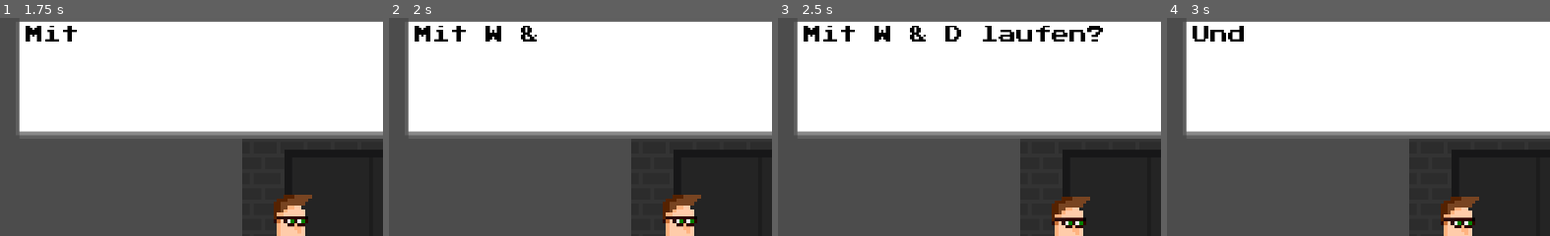
Above: before the commit, frames 1-4 (left to right).
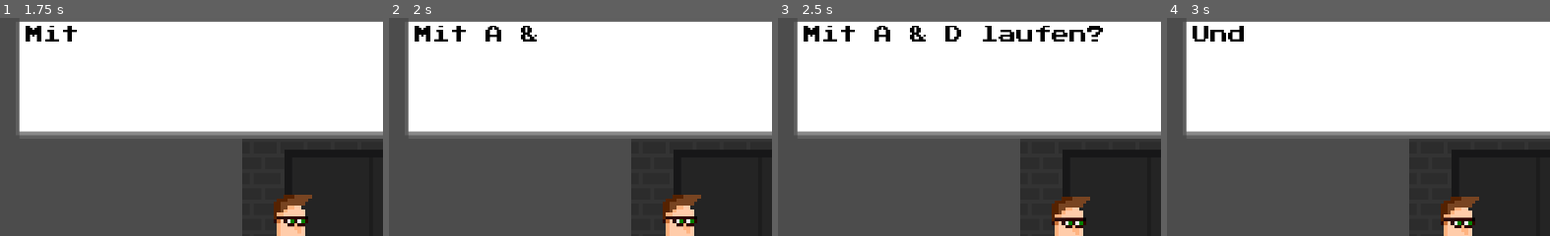
Above: after the commit, the same moments.

Repository: klenganthegame/KlenganTheGame
Game: Godot game, scene res://level/Level1.tscn
The game is run twice, just before and just after one commit, with the same random seed, the same clock (stepped at 60 frames per second) and the same inputs.
Inputs:
- Up to frame 1 (1.75 s): tap Enter (accept) at 0.5, 1.35 s; hold Enter (accept) 0.53-1.28 s; hold D (walk_right) from 0.53 s (still down); tap Space (jump) at 0.77, 1.52 s
- Up to frame 2 (2 s): keep holding D (walk_right)
- Up to frame 3 (2.5 s): release D (walk_right) at 2.03 s; hold A (walk_left) from 2.03 s (still down); hold Enter (accept) from 2.03 s (still down)
- Up to frame 4 (3 s): release A (walk_left) at 2.78 s; release Enter (accept) at 2.78 s; hold D (walk_right) from 2.78 s (still down); tap Enter (accept) at 2.85 s
The pictures show only the part of the screen within x 11-61%, y 3-53%; the shares and areas given below are measured in that part.

Frame 1 is identical in both runs. In frame 2, 0.1% of the frame differs, in the area x 25-30%, y 3-10%; in frame 3, 0.1%; in frame 4, nothing differs.

Commit message:
fixed tutorial

Diff:
--- a/level/Level1.gd
+++ b/level/Level1.gd
@@ -7,7 +7,7 @@
 # Called when the node enters the scene tree for the first time.
 func _ready():
 	$Klengan.talk(["Klengan: Okay... Also E oder Enter drücken um zu bestätigen...",
-	"Mit W & D laufen?",
+	"Mit A & D laufen?",
 	"Und mit W oder SPACE springen?",
 	"Klingt machbar...",
 	"...",
Not shown, removed: export_presets.cfg
Not shown, changed: docs/game/index.pck
